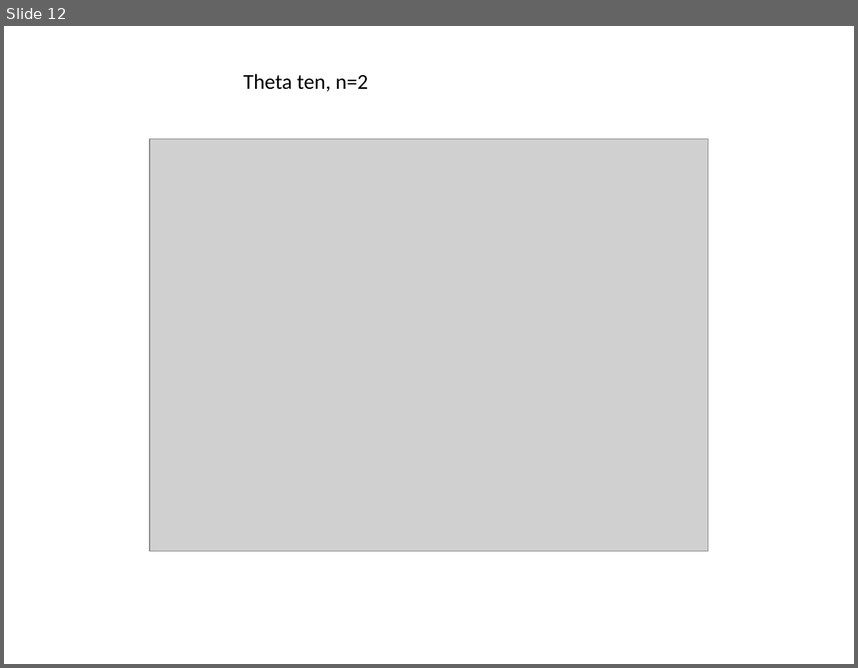
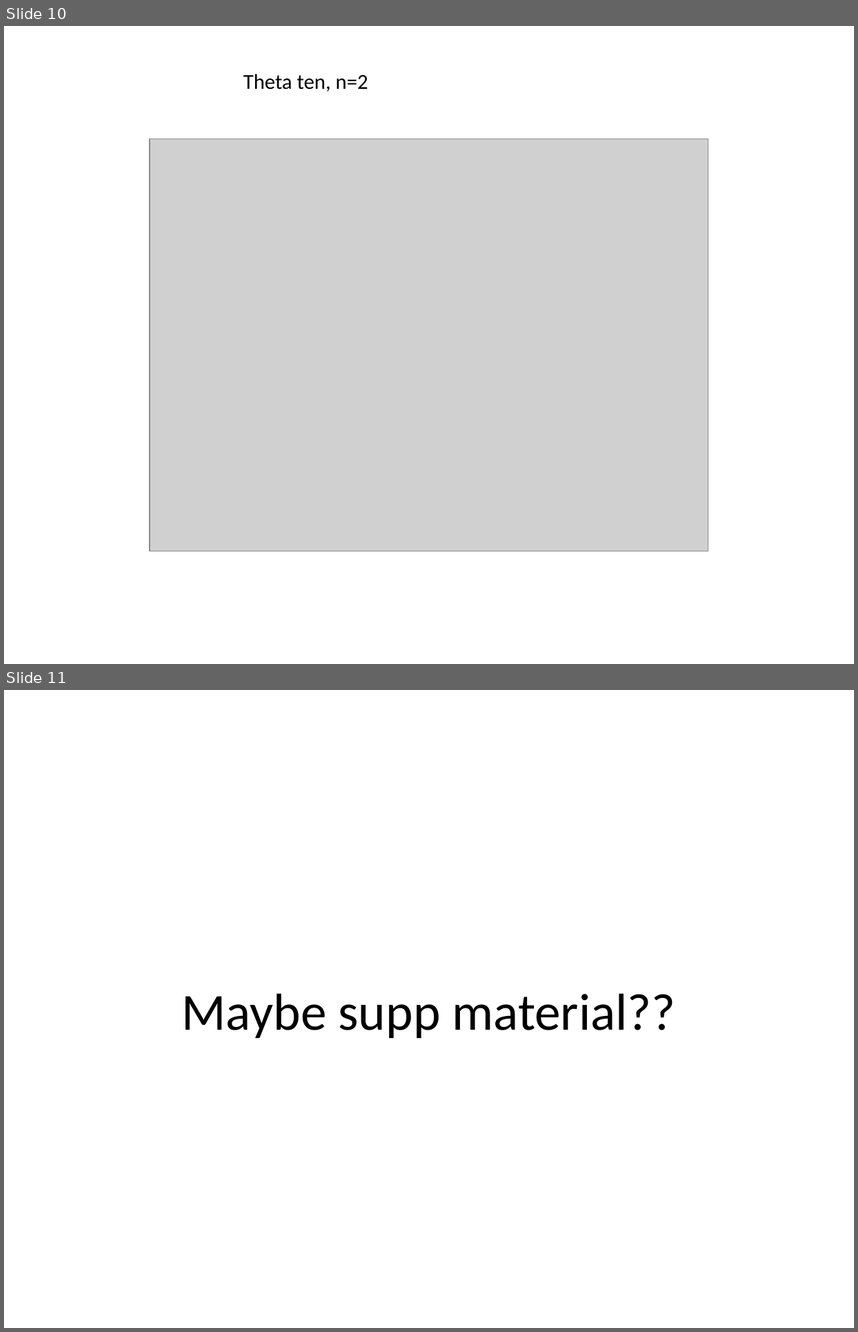
Before and after one commit to WaresLab/QuBar, a slide deck: Figures draft for manuscript.pptx. Shown one above the other, each under a label of ours: slide 12 before the commit, slides 10 and 11 after it. The pictures are 858x668 and 858x1332 pixels, drawn with LibreOffice and Linux fonts; fonts in the diff are those of the drawing; grey boxes stand for pictures. Boxes give left, top, right and bottom in pixels: in the first picture for what was removed or moved away, otherwise in the second. Text is boxed around its words. In the diff, an @@ line names an element or a change of style, - is before the commit and + after.

```diff
--- a/Figures draft for manuscript.pptx
+++ b/Figures draft for manuscript.pptx
@@ slide 11 added at (x1=4, y1=690, x2=854, y2=1328), background #FFFFFF @@
@@ title added at (x1=182, y1=993, x2=676, y2=1038), 44 pt, text #000000 @@
+Maybe supp material??
@@ what was slide 12 is now slide 10 @@
```
Also in this commit, not shown: 1 slide changed, 1 slide removed, 13 other files.
